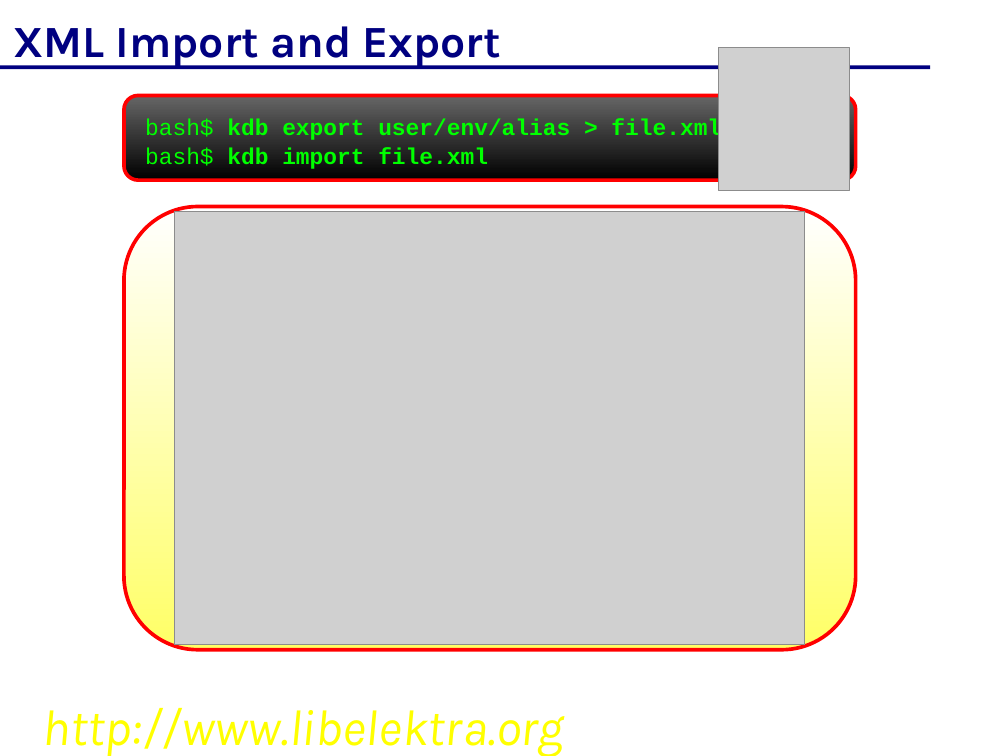
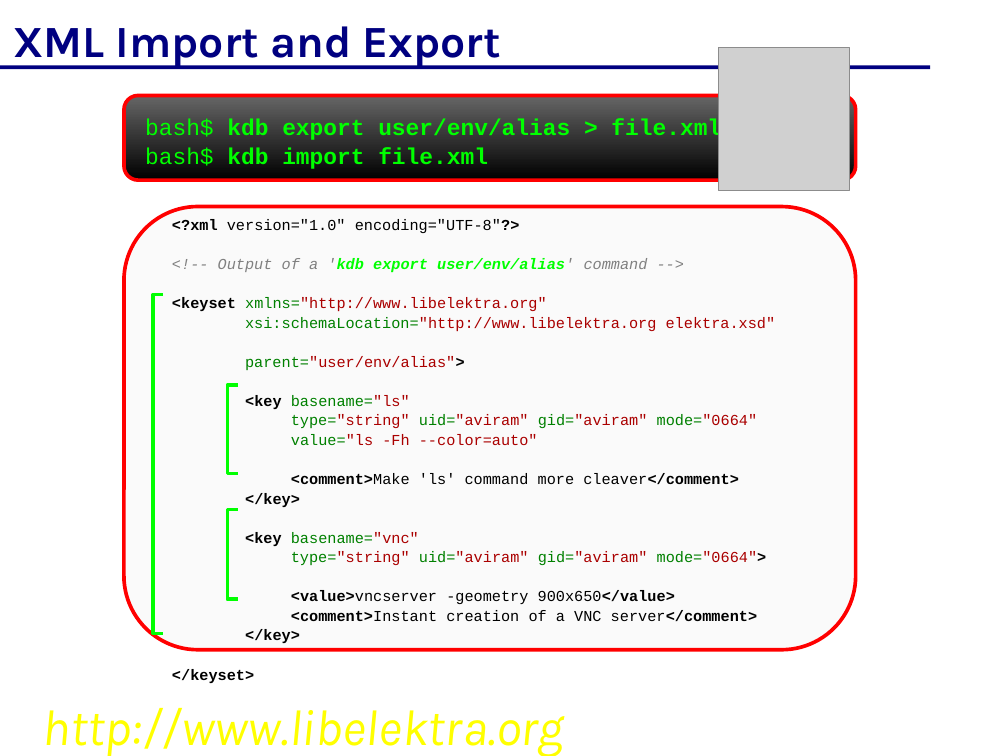
Before and after one commit to ElektraInitiative/libelektra, a slide deck: slide 25 of doc/elektra.odp (slide 24 before the commit). Drawn at 1008x756 pixels with LibreOffice and Linux fonts; fonts in the diff are those of the drawing; grey boxes stand for pictures; background and template pictures are left out. Boxes give left, top, right and bottom in pixels: in the first picture for what was removed or moved away, otherwise in the second. Text is boxed around its words. In the diff, an @@ line names an element or a change of style, - is before the commit and + after.

```diff
--- a/doc/elektra.odp
+++ b/doc/elektra.odp
@@ rounded rectangle at (124, 207, 856, 650): fill gradient #FFFFFF to #FFFF66 to #FAFAFA @@
@@ picture removed at (175, 211, 806, 645) @@
@@ group added at (153, 219, 776, 683): 3 freeform shapes, 1 text @@
+<?xml version="1.0" encoding="UTF-8"?>
+<!-- Output of a 'kdb export user/env/alias' command -->
+<keyset xmlns="http://www.libelektra.org"
+xsi:schemaLocation="http://www.libelektra.org elektra.xsd"
+parent="user/env/alias">
+<key basename="ls"
+type="string" uid="aviram" gid="aviram" mode="0664"
+value="ls -Fh --color=auto"
+<comment>Make 'ls' command more cleaver</comment>
+</key>
+<key basename="vnc"
+type="string" uid="aviram" gid="aviram" mode="0664">
+<value>vncserver -geometry 900x650</value>
+<comment>Instant creation of a VNC server</comment>
+</key>
+</keyset>
```
Also in this commit, not shown: 6 other slides changed, 2 slides added, 1 slide removed.
